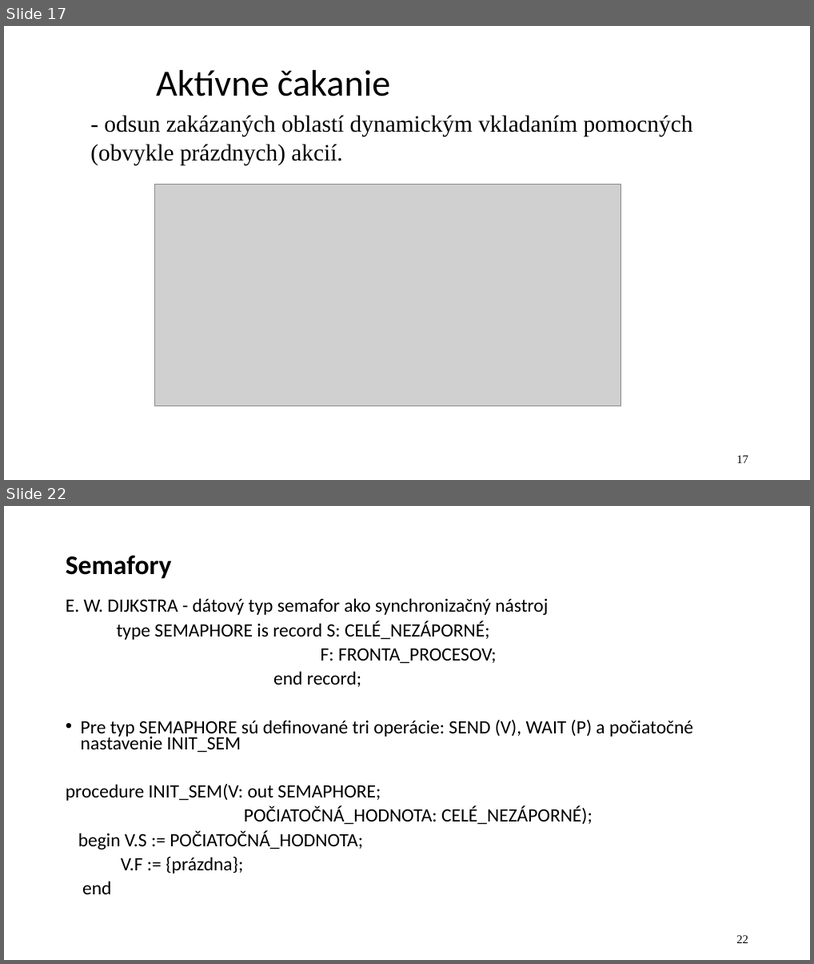
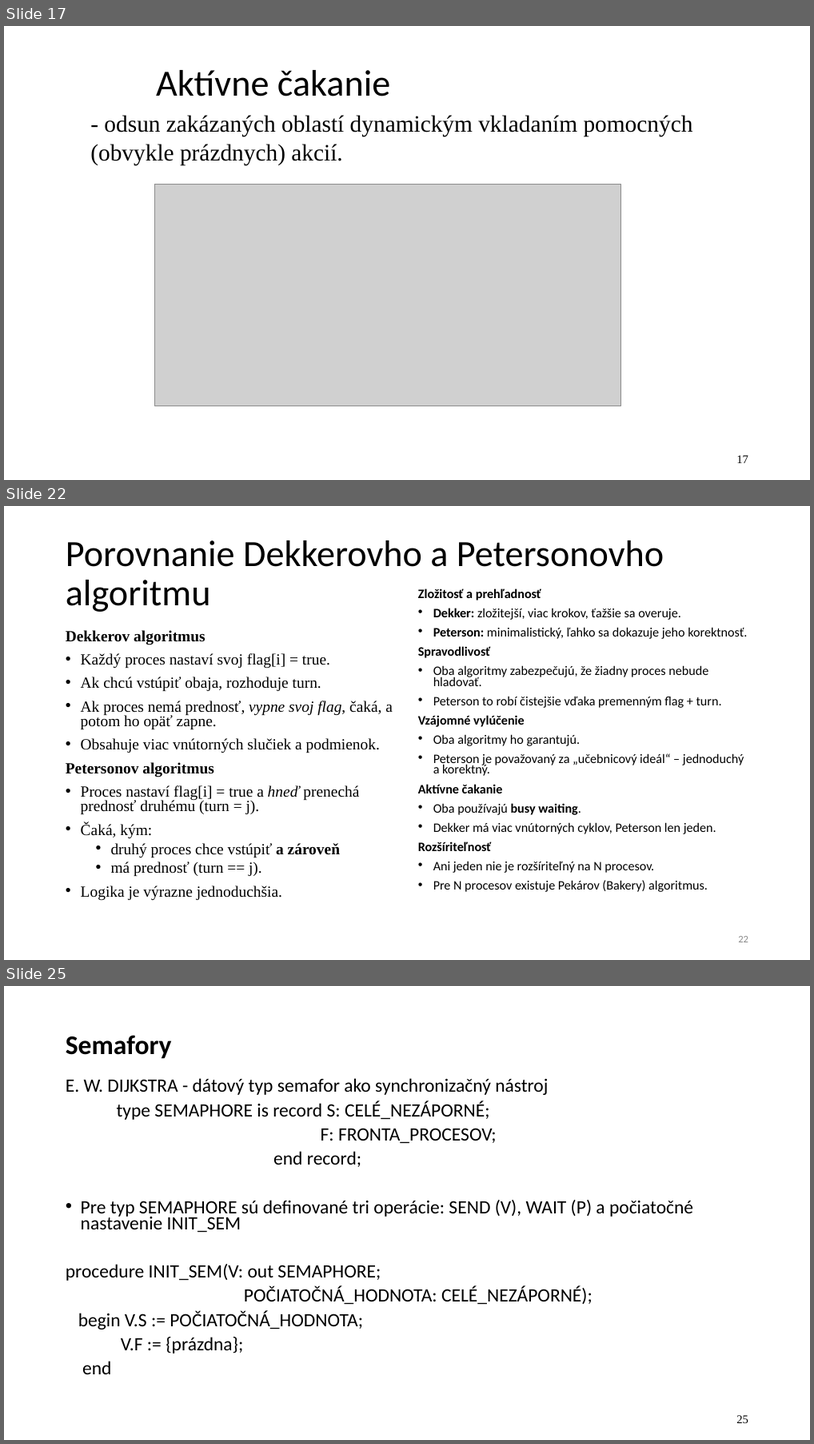
Before and after one commit to jb23lm87/OS-prednasky, a slide deck: OS 2 Úvod do paralélnych procesov a synchronizácie.pptx. Shown one above the other, each under a label of ours: slides 17 and 22 before the commit, slides 17, 22 and 25 after it; the slides between them are not shown. The pictures are 814x964 and 814x1444 pixels, drawn with LibreOffice and Linux fonts; fonts in the diff are those of the drawing; grey boxes stand for pictures. Boxes give left, top, right and bottom in pixels: in the first picture for what was removed or moved away, otherwise in the second. Text is boxed around its words. In the diff, an @@ line names an element or a change of style, - is before the commit and + after.

```diff
--- a/OS 2 Úvod do paralélnych procesov a synchronizácie.pptx
+++ b/OS 2 Úvod do paralélnych procesov a synchronizácie.pptx
@@ slide 22 added at [4,506,810,960], background #FFFFFF @@
@@ title added at [66,540,664,612], 44 pt, text #000000 @@
+Porovnanie Dekkerovho a Petersonovho algoritmu
@@ text added at [418,588,747,892], 15.4 pt, text #000000 @@
+Zložitosť a prehľadnosť
+• Dekker: zložitejší, viac krokov, ťažšie sa overuje.
+• Peterson: minimalistický, ľahko sa dokazuje jeho korektnosť.
+Spravodlivosť
+• Oba algoritmy zabezpečujú, že žiadny proces nebude hladovať.
+• Peterson to robí čistejšie vďaka premenným flag + turn.
+Vzájomné vylúčenie
+• Oba algoritmy ho garantujú.
+• Peterson je považovaný za „učebnicový ideál“ – jednoduchý a korektný.
+Aktívne čakanie
+• Oba používajú busy waiting.
+• Dekker má viac vnútorných cyklov, Peterson len jeden.
+Rozšíriteľnosť
+• Ani jeden nie je rozšíriteľný na N procesov.
+• Pre N procesov existuje Pekárov (Bakery) algoritmus.
@@ text added at [66,630,393,900], 18.5 pt, text #000000 @@
+Dekkerov algoritmus
+• Každý proces nastaví svoj flag[i] = true.
+• Ak chcú vstúpiť obaja, rozhoduje turn.
+• Ak proces nemá prednosť, vypne svoj flag, čaká, a potom ho opäť zapne.
+• Obsahuje viac vnútorných slučiek a podmienok.
+Petersonov algoritmus
+• Proces nastaví flag[i] = true a hneď prenechá prednosť druhému (turn = j).
+• Čaká, kým:
+  • druhý proces chce vstúpiť a zároveň
+  • má prednosť (turn == j).
+• Logika je výrazne jednoduchšia.
@@ page number added at [738,936,749,942], 12 pt, text #8C8C8C @@
+22
@@ what was slide 22 is now slide 25 @@
@@ page number at [737,1415,749,1423]: text changed @@
-22
+25
```
Also in this commit, not shown: 14 slides changed, 6 other slides added, 8 slides removed.
